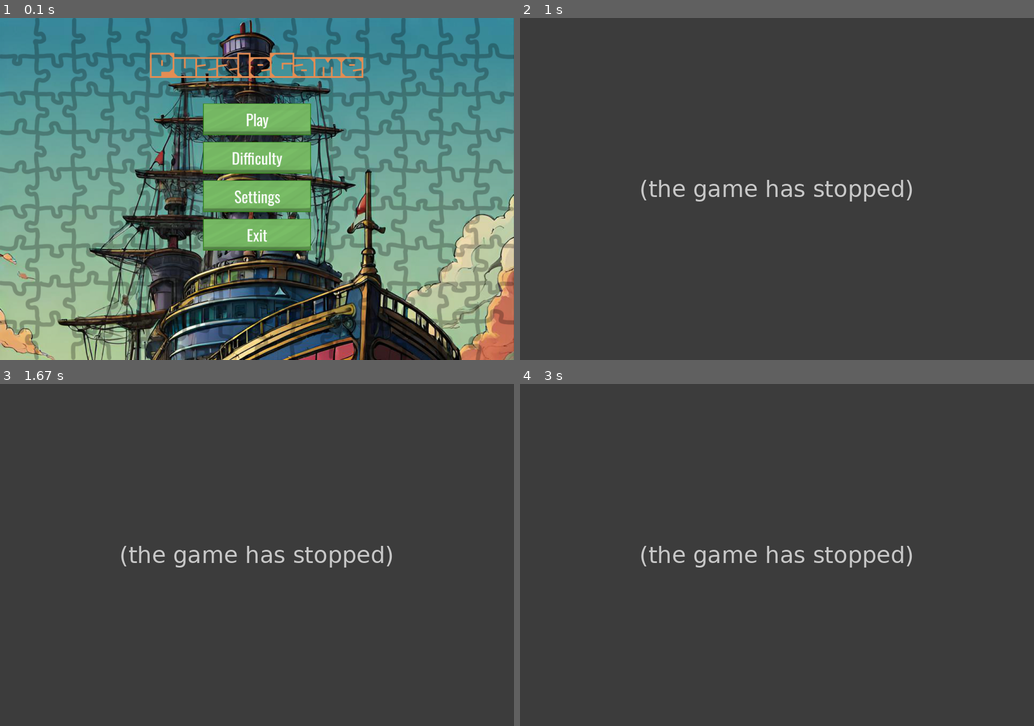
Above: before the commit, frames 1-4 (two rows, left to right).
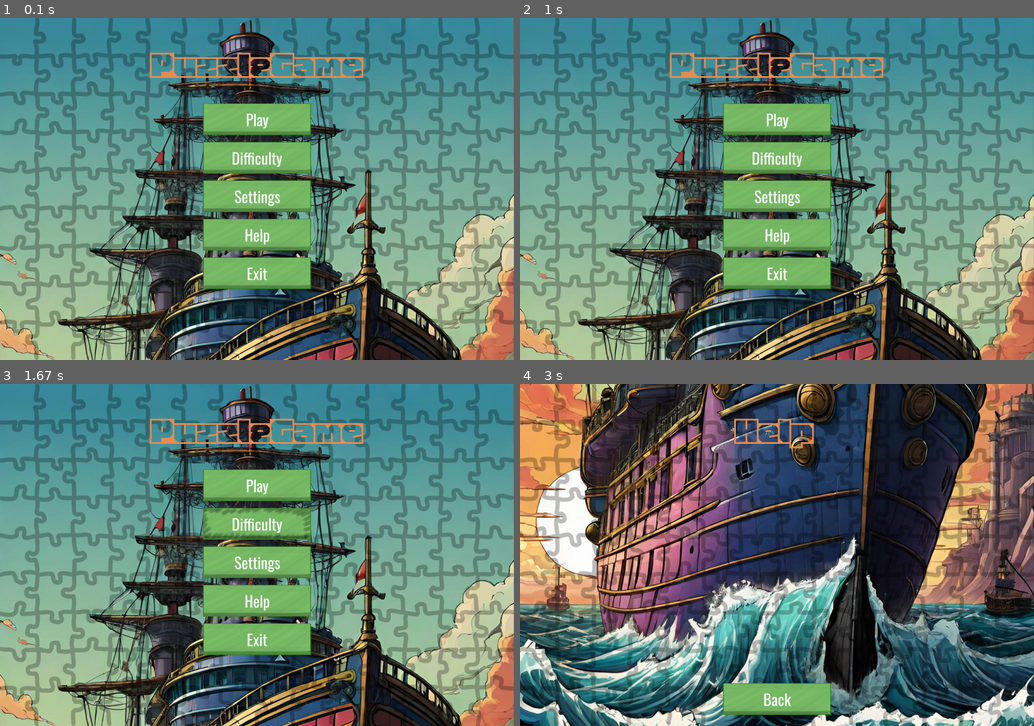
Above: after the commit, the same moments.

Repository: ragonya/PyGameProject
Game: pygame game, started from main.py
Two runs of this game, one before a commit and one after it. Both use one fixed random seed, a clock stepped at 60 frames per second and the inputs below.
Inputs (mouse positions are in pixels of both pictures, inside the frame that each line leads up to):
- Up to frame 1 (0.1 s): no input
- Up to frame 2 (1 s): click (777, 233) at 0.38 s, where only the run after the commit has a clickable "Help"; click "Back" at 0.88 s
- Up to frame 3 (1.67 s): click "Difficulty" at 1.38 s
- Up to frame 4 (3 s): click (967, 674) at 1.72 s; click (782, 589) at 2.55 s

The runs differ from the first frame. In frame 1, 2.1% of the frame differs, in the area x 39-61%, y 61-80%; in frame 2, 96%, in the area x 0-100%, y 0-100%; in frame 3, 96%; in frame 4, 92%.
Before the commit the program exited at 0.4 s; later frames show no game.

Commit message:
Update main.py

Diff:
--- a/main.py
+++ b/main.py
@@ -21,11 +21,15 @@
 settings_txt = font.Font('Fonts/Honk-Regular-VariableFont_MORF,SHLN.ttf', 100)
 settings_surface = PuzzleGame_txt.render('Settings', True, (230, 143, 85))
 
+help_txt = font.Font('Fonts/Honk-Regular-VariableFont_MORF,SHLN.ttf', 100)
+help_surface = PuzzleGame_txt.render('Help', True, (230, 143, 85))
+
 display.flip()
 play_button = button.Button(1200/2-(252/2), 200, 252, 74, "Play", 'images/buttons/static_button.png', 'images/buttons/hovered_button.png', 'sound_effects/button_clicked.mp3')
 difficulty_button = button.Button(1200/2-(252/2), 290, 252, 74, "Difficulty", 'images/buttons/static_button.png', 'images/buttons/hovered_button.png', 'sound_effects/button_clicked.mp3')
 settings_button = button.Button(1200/2-(252/2), 380, 252, 74, "Settings", 'images/buttons/static_button.png', 'images/buttons/hovered_button.png', 'sound_effects/button_clicked.mp3')
-exit_button = button.Button(1200/2-(252/2), 470, 252, 74, "Exit", 'images/buttons/static_button.png', 'images/buttons/hovered_button.png', 'sound_effects/button_clicked.mp3')
+help_button = button.Button(1200/2-(252/2), 470, 252, 74, "Help", 'images/buttons/static_button.png', 'images/buttons/hovered_button.png', 'sound_effects/button_clicked.mp3')
+exit_button = button.Button(1200/2-(252/2), 560, 252, 74, "Exit", 'images/buttons/static_button.png', 'images/buttons/hovered_button.png', 'sound_effects/button_clicked.mp3')
 
 
 def main_menu():
@@ -44,10 +48,18 @@
             if e.type == USEREVENT and e.button == exit_button:
                 sys.exit()
 
-            for btn in [play_button, difficulty_button, settings_button, exit_button]:
+            if e.type == USEREVENT and e.button == play_button:
+                new_game()
+                sys.exit()
+
+            if e.type == USEREVENT and e.button == help_button:
+                help()
+                sys.exit()
+
+            for btn in [play_button, difficulty_button, settings_button, help_button, exit_button]:
                 btn.handle_event(e)
 
-        for btn in [play_button, difficulty_button, settings_button, exit_button]:
+        for btn in [play_button, difficulty_button, settings_button, help_button, exit_button]:
             btn.draw(screen)
             btn.check_hover(mouse.get_pos())
         display.flip()
@@ -77,6 +89,25 @@
         display.flip()
 
 
+def help():
+    back_button1 = button.Button(1200 / 2 - (252 / 2), 700, 252, 74, "Back", 'images/buttons/static_button.png', 'images/buttons/hovered_button.png', 'sound_effects/button_clicked.mp3')
+    running = True
+    while running:
+        screen.fill((0, 0, 0))
+        screen.blit(bg_help, (0, 0))
+        screen.blit(help_surface, (500, 50))
+        for e in event.get():
+            if e.type == QUIT:
+                running = False
+            if e.type == USEREVENT and e.button == back_button1:
+                main_menu()
+                sys.exit()
+            for btn in [back_button1]:
+                btn.handle_event(e)
+
+        back_button1.draw(screen)
+        back_button1.check_hover(mouse.get_pos())
+        display.flip()
 
 
 def new_game():
